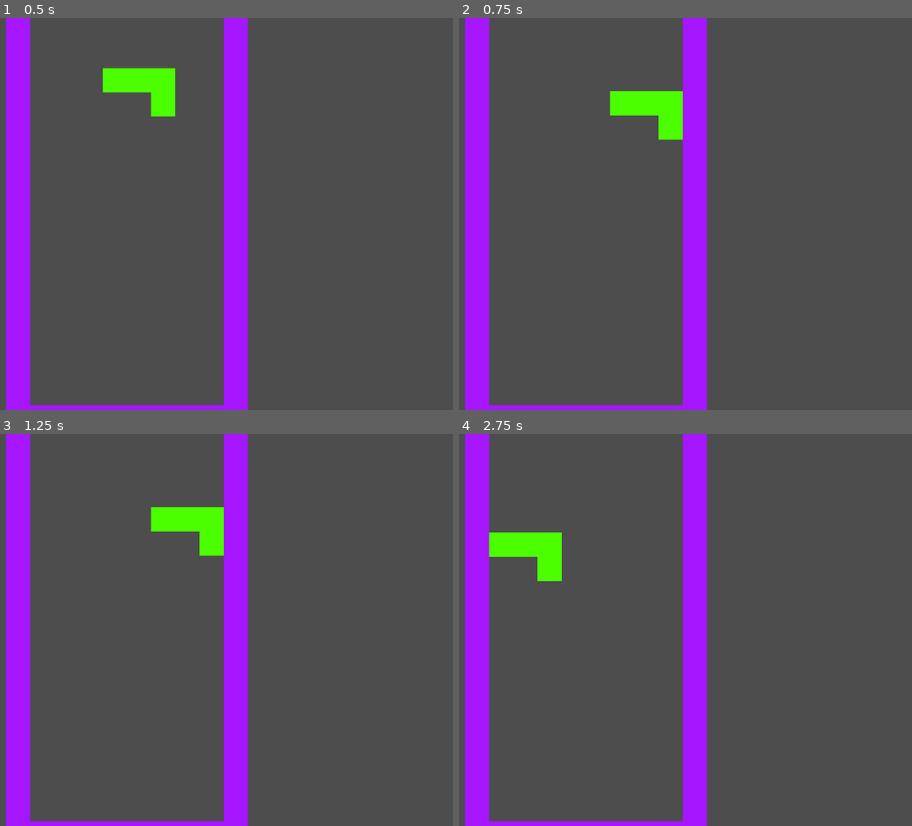
Above: before the commit, frames 1-4 (two rows, left to right).
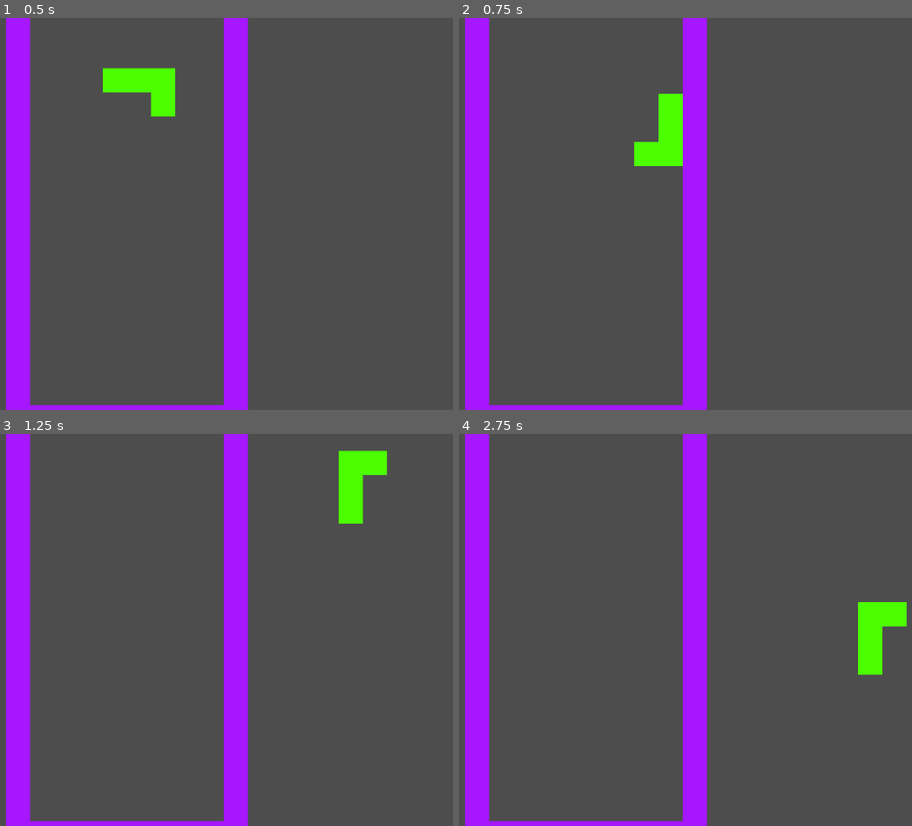
Above: after the commit, the same moments.

Repository: hsv-ya/Tetris2DonTileMapLayer
Game: Godot game, scene res://main.tscn
Same seed, same stepped clock (60 frames per second), same inputs: the game is played once before the commit and once after it.
Inputs:
- Up to frame 1 (0.5 s): no input
- Up to frame 2 (0.75 s): hold Right (ui_right) from 0.53 s (still down); tap Up (ui_up) at 0.6 s
- Up to frame 3 (1.25 s): keep holding Right (ui_right); tap Up (ui_up) at 0.77, 1.07 s
- Up to frame 4 (2.75 s): tap Up (ui_up) at 1.35, 1.52, 1.82, 2.1 s; tap Enter at 2 s; release Right (ui_right) at 2.03 s; hold Left (ui_left) from 2.03 s (still down)

Frame 1 is identical in both runs. In frame 2, 1.4% of the frame differs, in the area x 33-50%, y 18-38%; in frame 3, 2.7%, in the area x 33-86%, y 4-32%; in frame 4, 2.7%.

Commit message:
Small refactoring

Diff:
--- a/assets/scripts/figure.gd
+++ b/assets/scripts/figure.gd
@@ -32,7 +32,6 @@
 
 	if not is_on_floor() and is_new_figure:
 		is_new_figure = false
-	#	#velocity += get_gravity() * delta
 		velocity.y += GRAVITY * delta
 
 	if is_on_floor():
@@ -49,16 +48,12 @@
 			is_rapid = false
 			velocity.y -= GRAVITY * delta * 2
 
+	if Input.is_action_just_pressed("ui_up"):
+		rotation_degrees += 90
+
 	var direction := Input.get_axis("ui_left", "ui_right")
-	#if direction:
-	#	velocity.x = direction * SPEED
-	#else:
-	#	velocity.x = move_toward(velocity.x, 0, SPEED)
 	if direction:
-		if direction < 0:
-			position.x -= delta * SPEED
-		else:
-			position.x += delta * SPEED
+		position.x += delta * SPEED * direction
 
 	move_and_slide()
 
--- a/project.godot
+++ b/project.godot
@@ -11,6 +11,7 @@
 [application]
 
 config/name="Tetris 2D on TileMapLayer"
+config/version="0.0.1.0"
 run/main_scene="res://main.tscn"
 config/features=PackedStringArray("4.3", "Forward Plus")
 config/icon="res://icon.svg"
